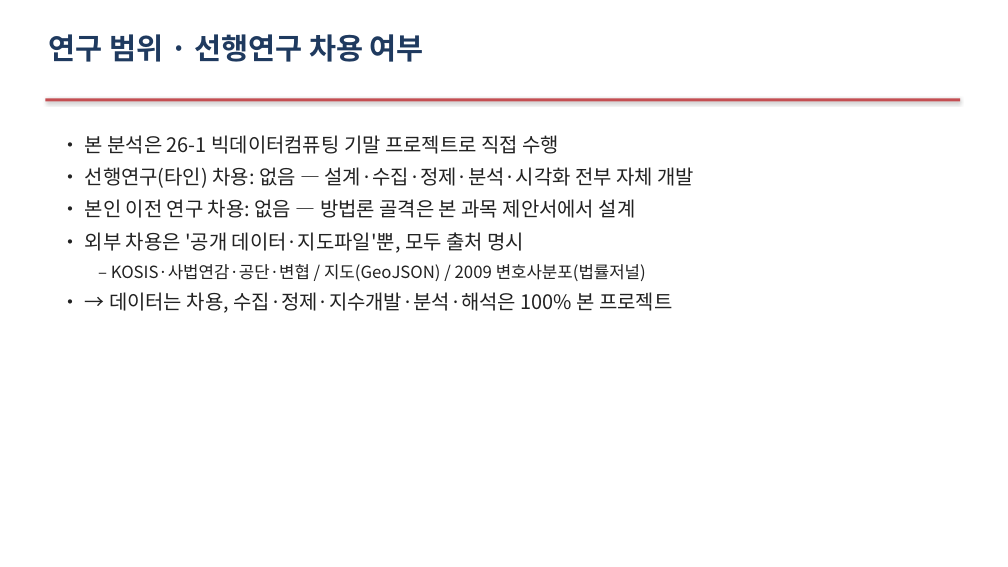
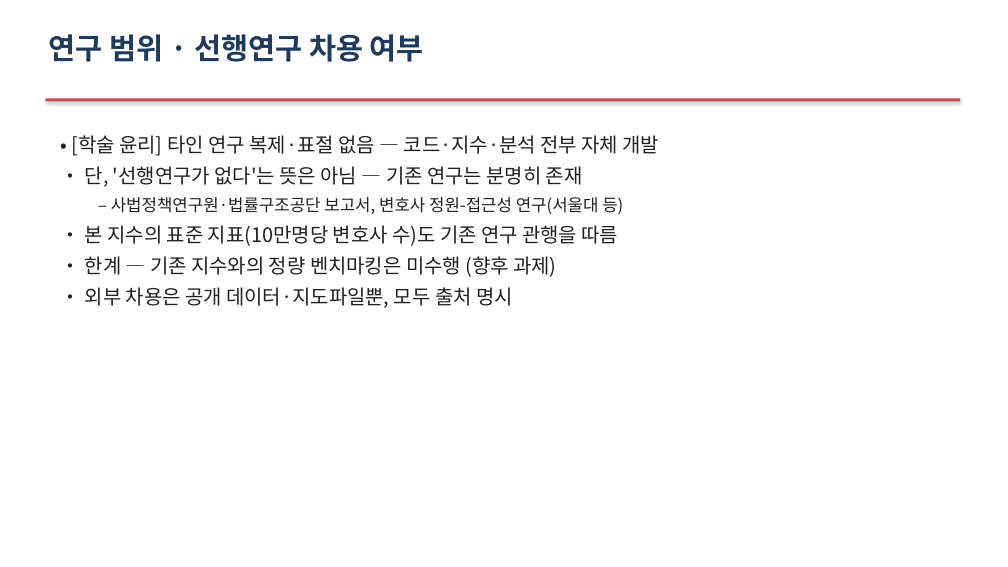
Before and after one commit to Allenkeem/llai-project, a slide deck: slide 21 of reports/발표자료.pptx. Drawn at 1008x567 pixels with LibreOffice and Linux fonts; fonts in the diff are those of the drawing. Boxes give left, top, right and bottom in pixels: in the first picture for what was removed or moved away, otherwise in the second. Text is boxed around its words. In the diff, an @@ line names an element or a change of style, - is before the commit and + after.

```diff
--- a/reports/발표자료.pptx
+++ b/reports/발표자료.pptx
@@ text at (72, 135, 660, 308): text changed @@
-• 본 분석은 26-1 빅데이터컴퓨팅 기말 프로젝트로 직접 수행
-• 선행연구(타인) 차용: 없음 — 설계·수집·정제·분석·시각화 전부 자체 개발
-• 본인 이전 연구 차용: 없음 — 방법론 골격은 본 과목 제안서에서 설계
-• 외부 차용은 '공개 데이터·지도파일'뿐, 모두 출처 명시
-  – KOSIS·사법연감·공단·변협 / 지도(GeoJSON) / 2009 변호사분포(법률저널)
-• → 데이터는 차용, 수집·정제·지수개발·분석·해석은 100% 본 프로젝트
+• [학술 윤리] 타인 연구 복제·표절 없음 — 코드·지수·분석 전부 자체 개발
+• 단, '선행연구가 없다'는 뜻은 아님 — 기존 연구는 분명히 존재
+  – 사법정책연구원·법률구조공단 보고서, 변호사 정원-접근성 연구(서울대 등)
+• 본 지수의 표준 지표(10만명당 변호사 수)도 기존 연구 관행을 따름
+• 한계 — 기존 지수와의 정량 벤치마킹은 미수행 (향후 과제)
+• 외부 차용은 공개 데이터·지도파일뿐, 모두 출처 명시
```
Also in this commit, not shown: 3 other slides changed, 1 other file.
